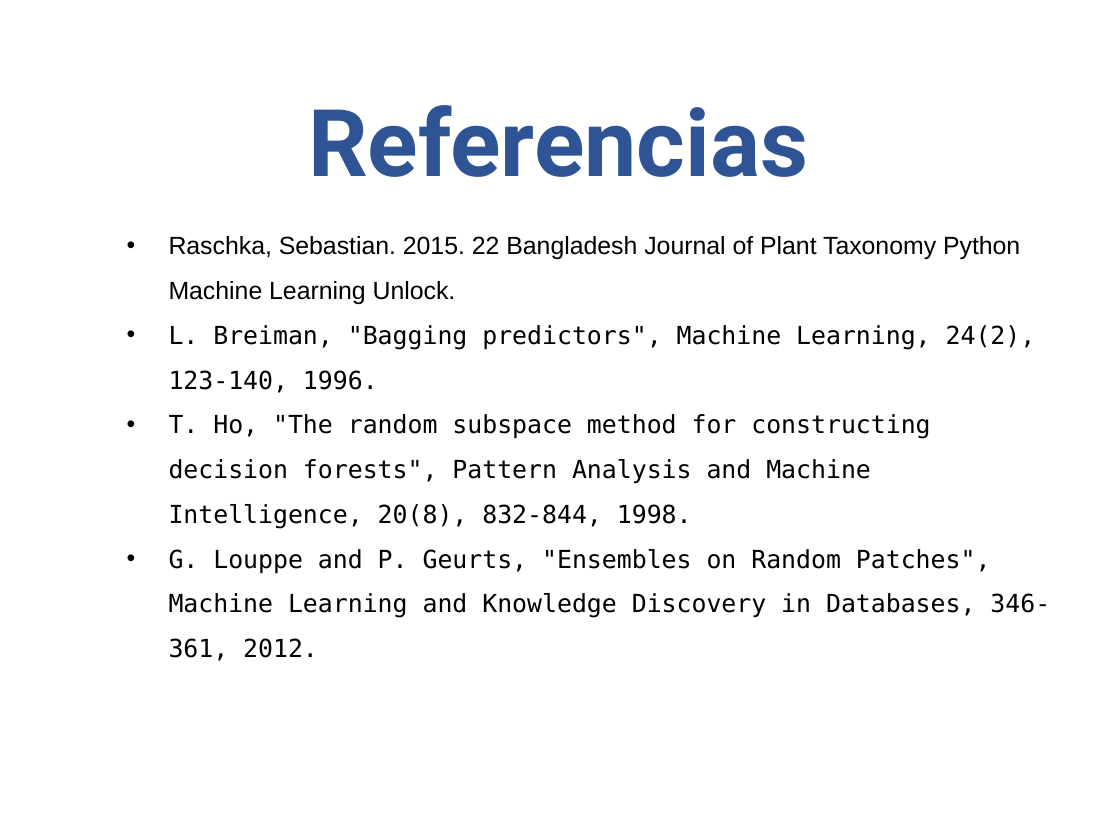
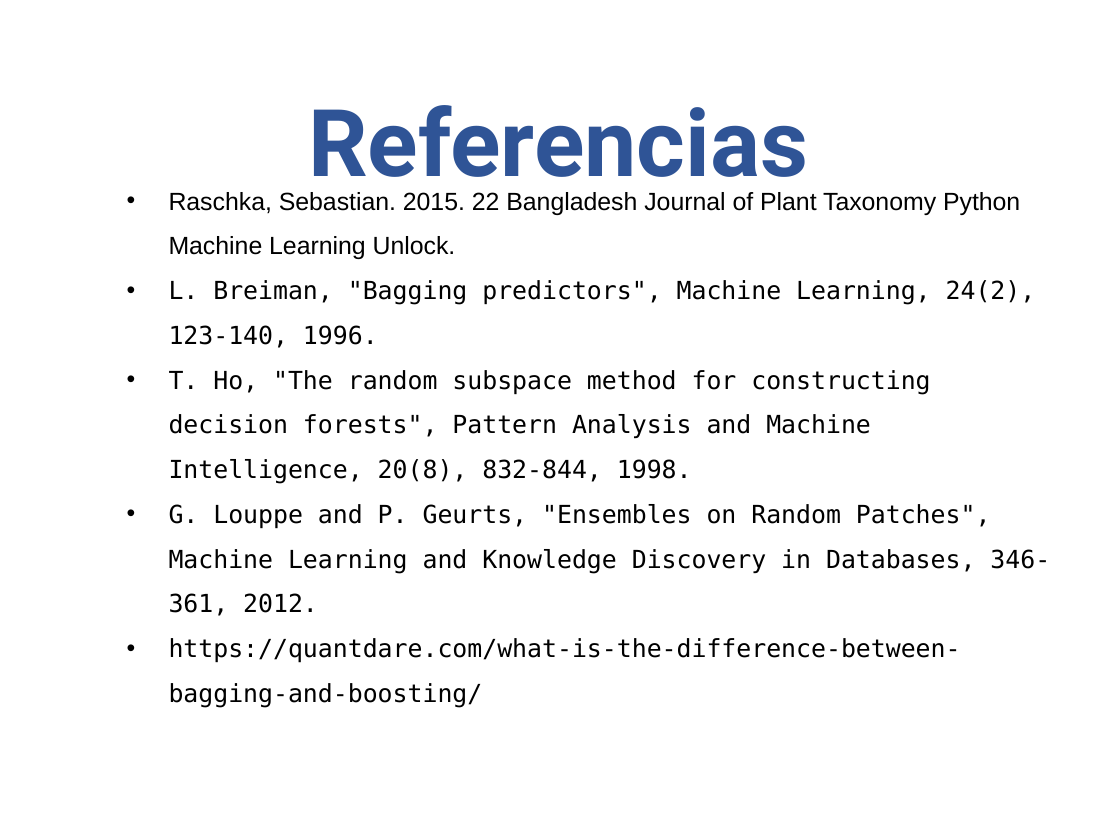
Before and after one commit to anvelezec/Embedings, a slide deck: slide 23 of MetodosEnsamble.pptx (slide 15 before the commit). Drawn at 1120x840 pixels with LibreOffice and Linux fonts; fonts in the diff are those of the drawing; background and template pictures are left out. Boxes give left, top, right and bottom in pixels: in the first picture for what was removed or moved away, otherwise in the second. Text is boxed around its words. In the diff, an @@ line names an element or a change of style, - is before the commit and + after.

Commit message:
Boosting

```diff
--- a/MetodosEnsamble.pptx
+++ b/MetodosEnsamble.pptx
@@ text "Raschka, Sebastian. 2015. 22 Bangladesh ...": place and size @@
-text "Raschka, Sebastian. 2015. 22 Bangladesh ..." at [169,236,1050,661]
+text "Raschka, Sebastian. 2015. 22 Bangladesh ..." at [169,192,1050,708]
@@ text at [169,638,961,708]: paragraph added @@
+• https://quantdare.com/what-is-the-difference-between-bagging-and-boosting/
```
Also in this commit, not shown: 1 other slide changed, 8 slides added, 1 other file.
